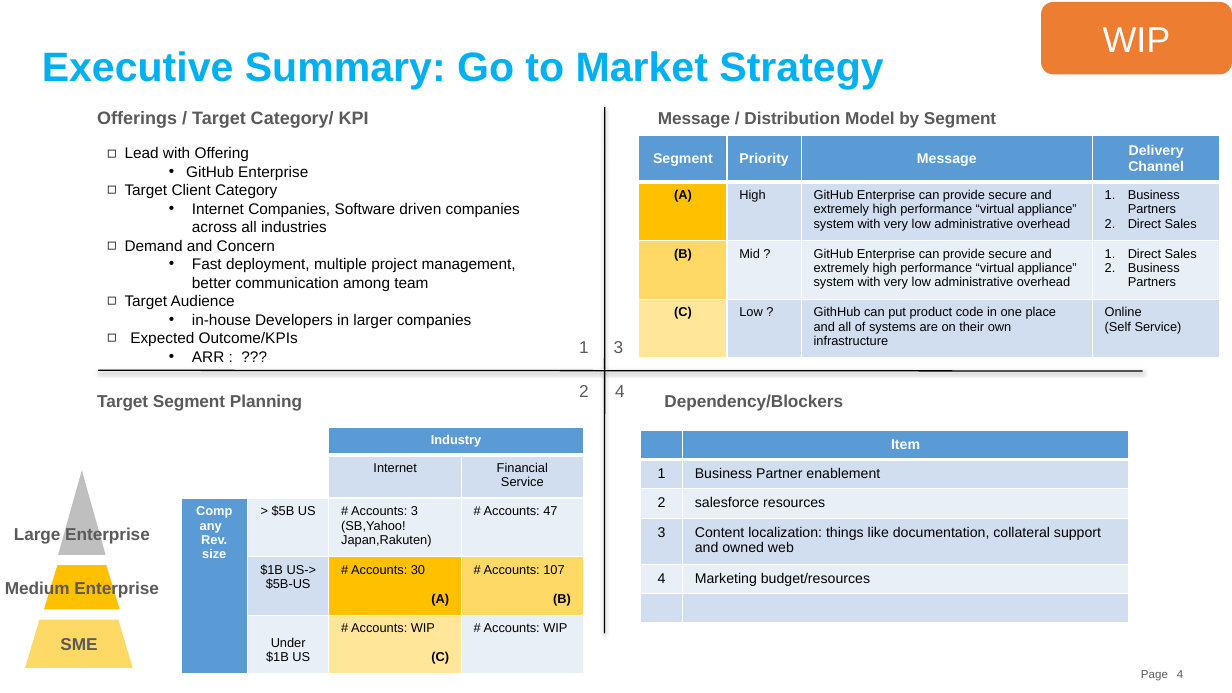
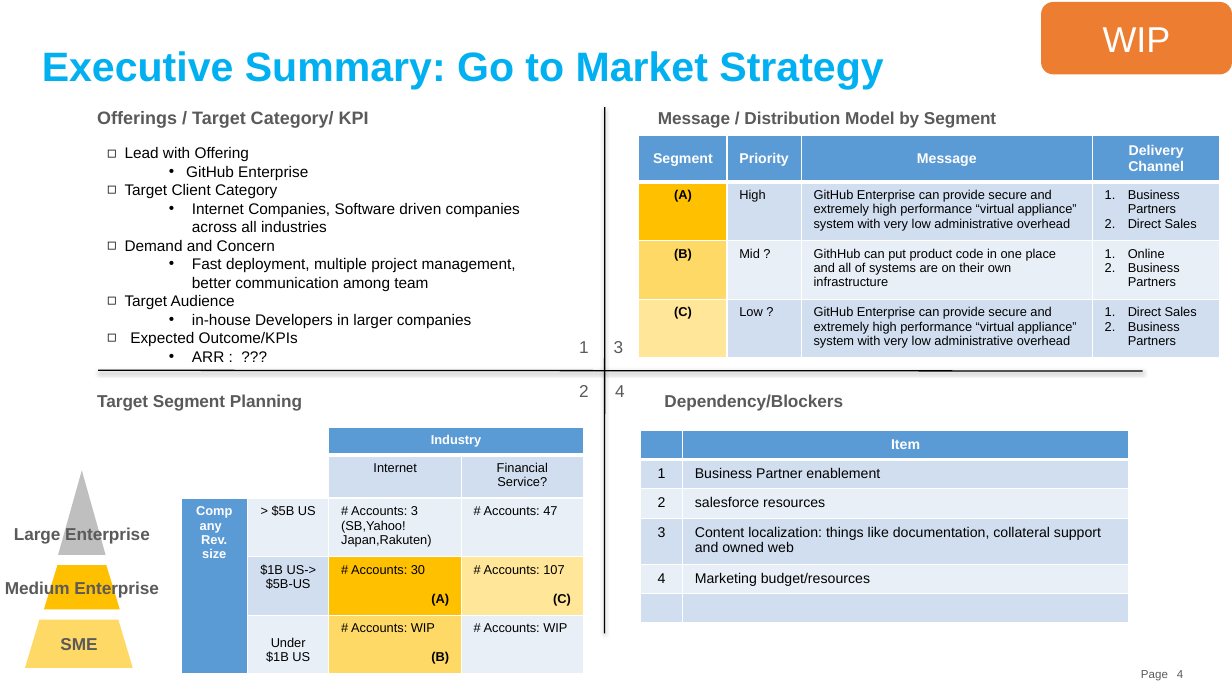
Before and after one commit to souebina/GitHub-Japan-Marketing-Plan, a slide deck: slide 4 of GitHub Japan Marketing Strategy.pptx. Drawn at 1232x693 pixels with LibreOffice and Linux fonts; fonts in the diff are those of the drawing. Boxes give left, top, right and bottom in pixels: in the first picture for what was removed or moved away, otherwise in the second. Text is boxed around its words. In the diff, an @@ line names an element or a change of style, - is before the commit and + after.

```diff
--- a/GitHub Japan Marketing Strategy.pptx
+++ b/GitHub Japan Marketing Strategy.pptx
@@ table at bbox=[639, 136, 1219, 358] @@
-row 3, column 3: GitHub Enterprise can provide secure and extremely high performance “virtual appliance” system with very low administrative overhead
+row 3, column 3: GithHub can put product code in one place and all of systems are on their own infrastructure
-row 3, column 4: Direct Sales / Business Partners
+row 3, column 4: Online / Business Partners
-row 4, column 3: GithHub can put product code in one place and all of systems are on their own infrastructure
+row 4, column 3: GitHub Enterprise can provide secure and extremely high performance “virtual appliance” system with very low administrative overhead
-row 4, column 4: Online / (Self Service)
+row 4, column 4: Direct Sales / Business Partners
@@ table at bbox=[181, 427, 583, 674] @@
-row 2, column 4: Financial Service
+row 2, column 4: Financial Service?
-row 4, column 4: # Accounts: 107 / (B)
+row 4, column 4: # Accounts: 107 / (C)
-row 5, column 3: # Accounts: WIP / (C)
+row 5, column 3: # Accounts: WIP / (B)
@@ fill #FFD966 to #FFE699 in row 4, column 4 @@
@@ fill #FFE699 to #FFD966 in row 5, column 3 @@
```
Also in this commit, not shown: 2 other slides changed.
